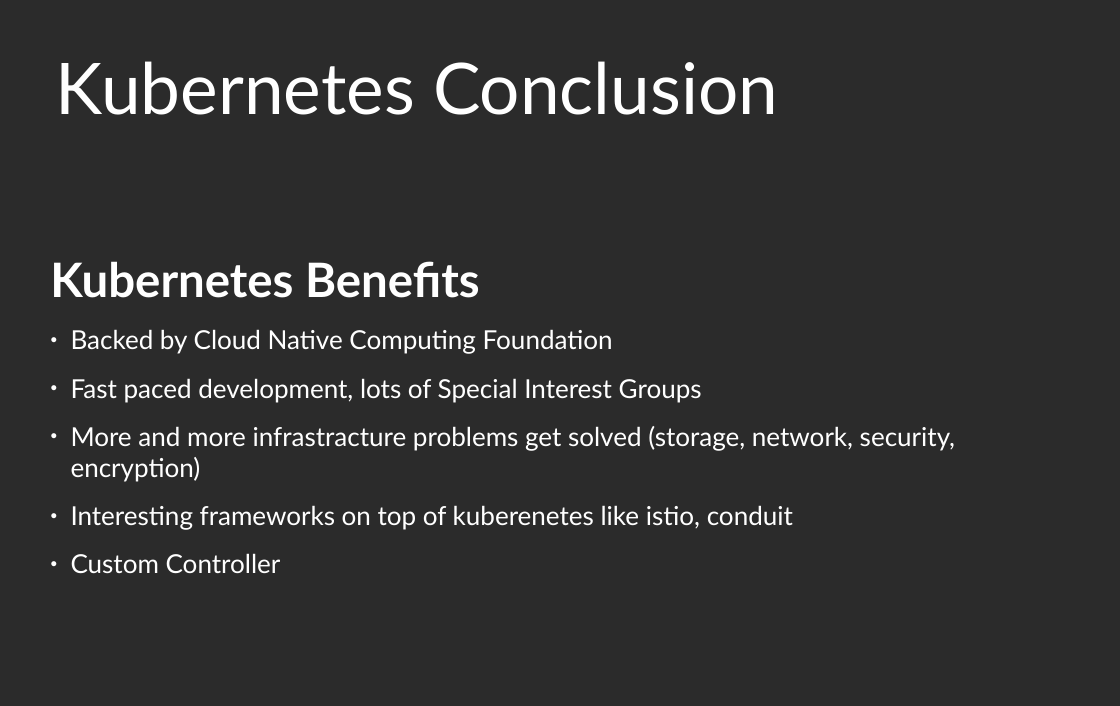
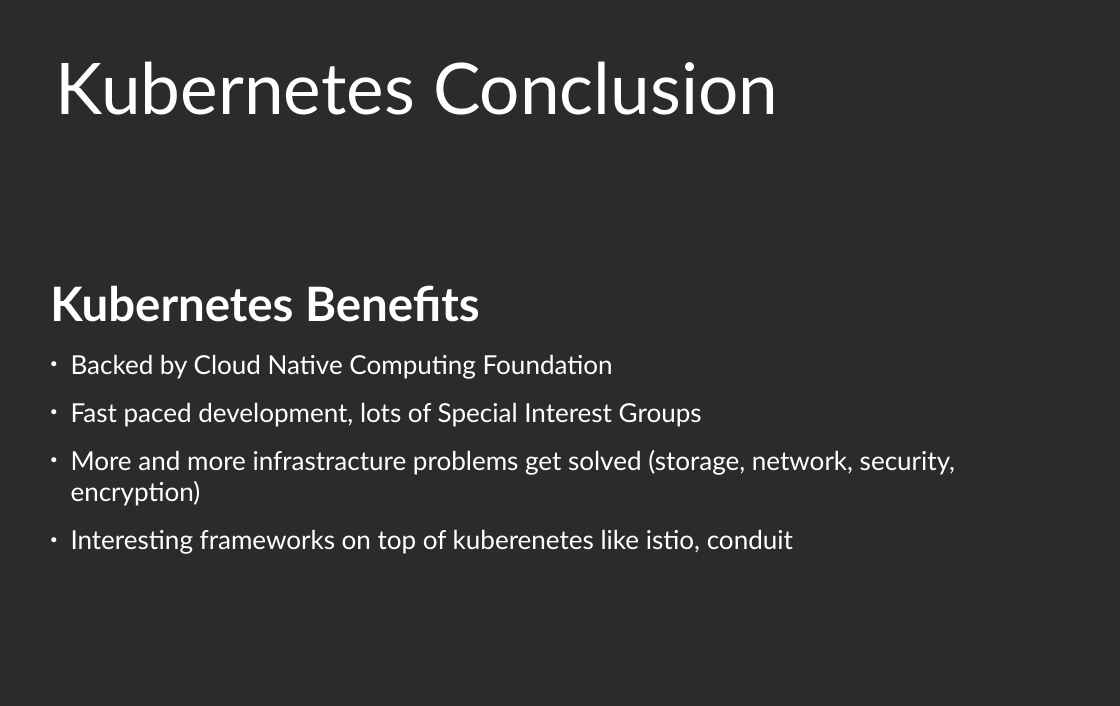
Before and after one commit to floriankammermann/kubernetes-presentation, a slide deck: slide 34 of kubernetes_presentation.odp (slide 36 before the commit). Drawn at 1120x706 pixels with LibreOffice and Linux fonts; fonts in the diff are those of the drawing; background and template pictures are left out; a plain dark background stands for a picture behind light text. Boxes give left, top, right and bottom in pixels: in the first picture for what was removed or moved away, otherwise in the second. Text is boxed around its words. In the diff, an @@ line names an element or a change of style, - is before the commit and + after.

```diff
--- a/kubernetes_presentation.odp
+++ b/kubernetes_presentation.odp
@@ text at box(71, 553, 281, 573): paragraph removed @@
-● Custom Controller
```
Also in this commit, not shown: 13 other slides changed, 2 slides removed.
